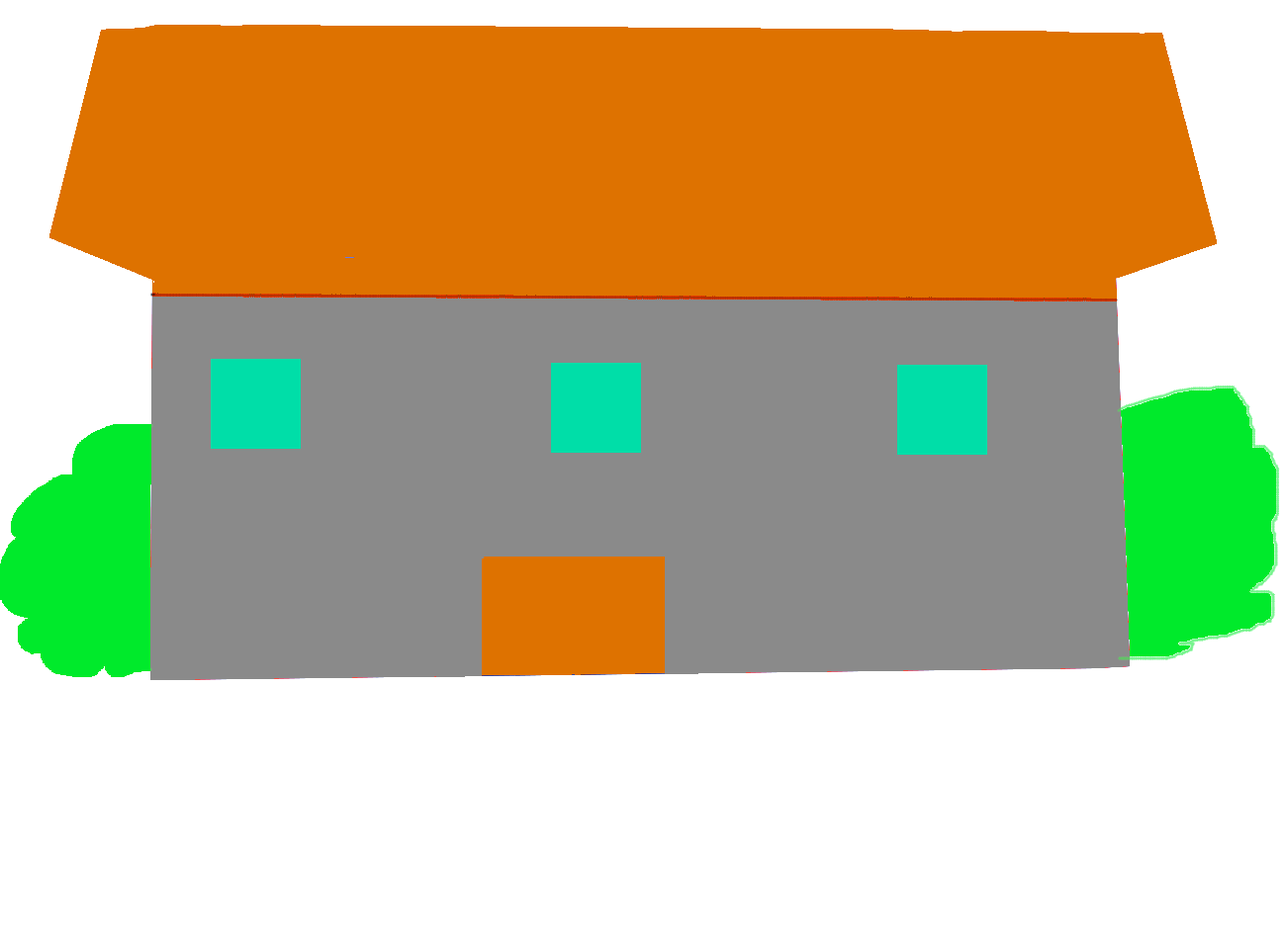
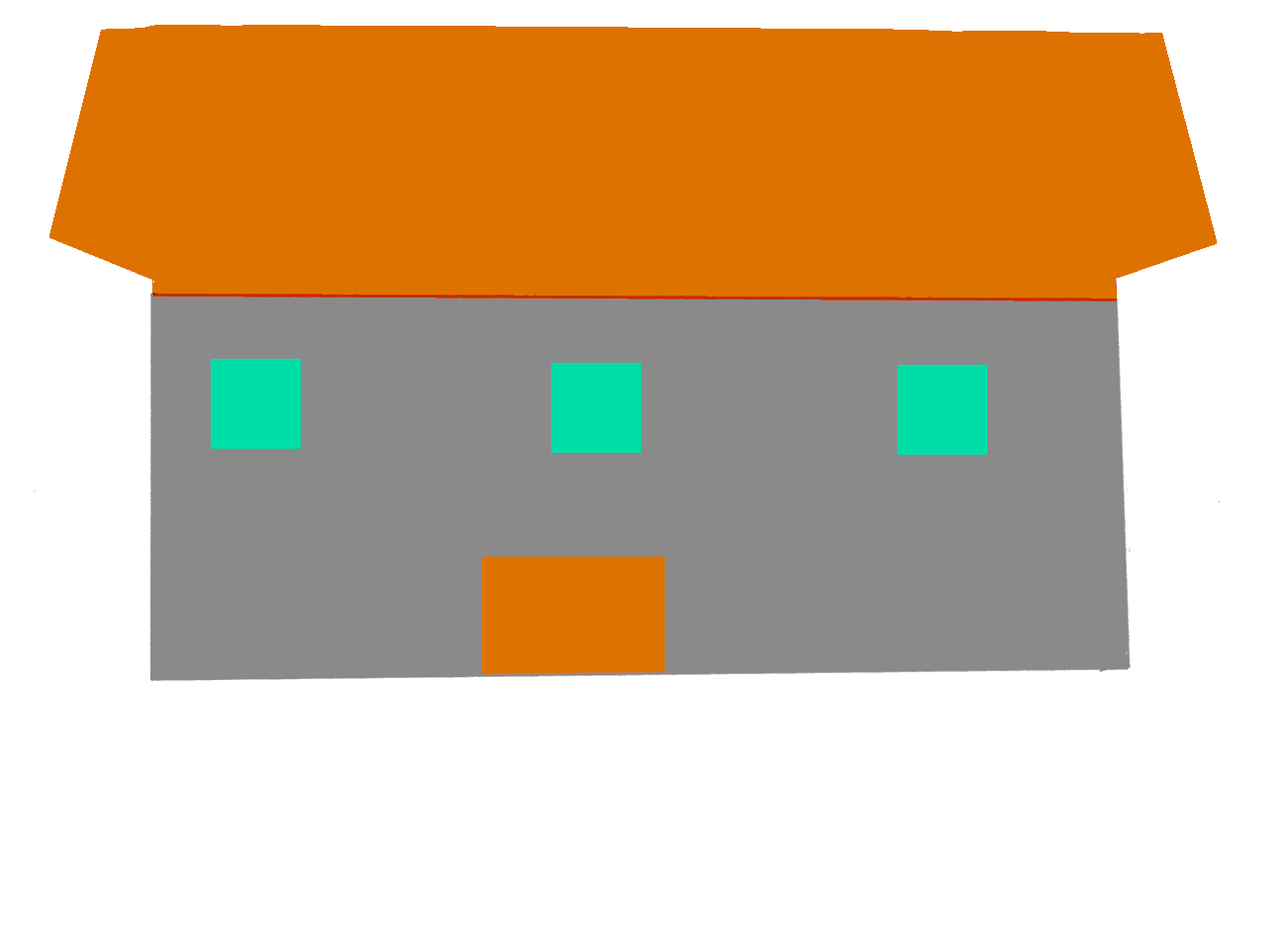
Layer changes from the first 1286x945 image to the second:
painted on "77289789-a8f0c380-6d00-11ea-8999-a16d7954f367.png" over bbox(0, 293, 1280, 682)
